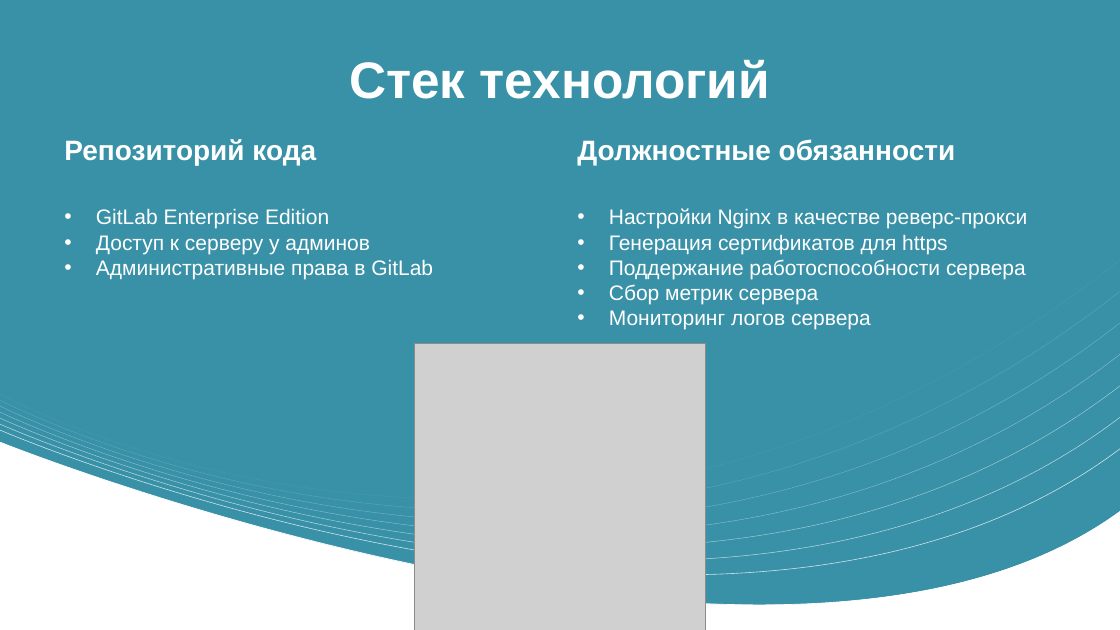
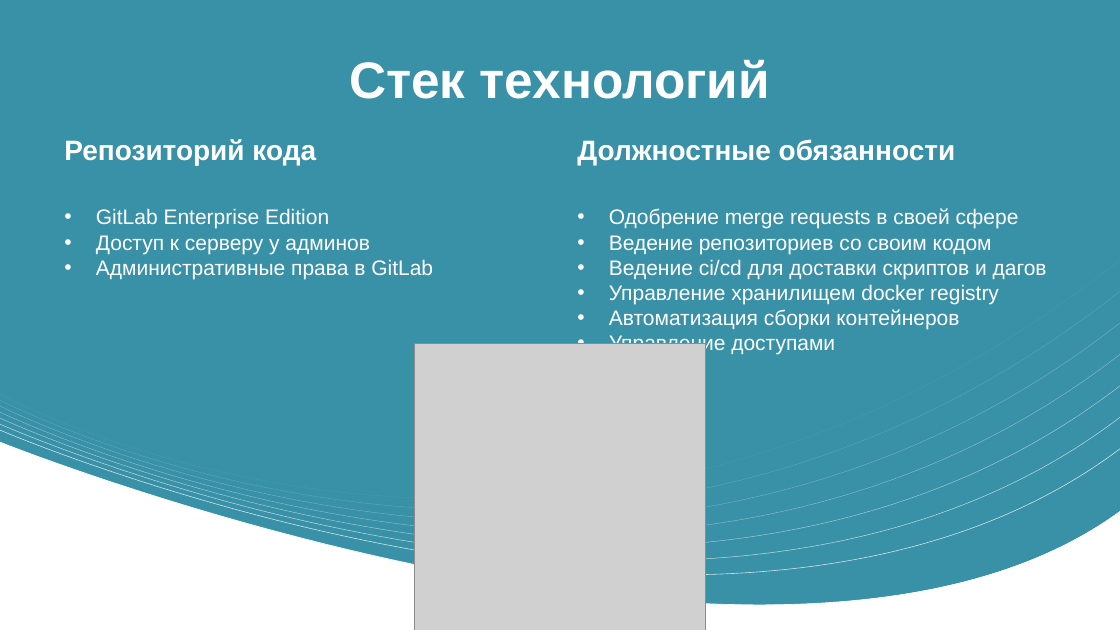
Before and after one commit to codesshaman/internship, a slide deck: slide 6 of Стажировка.pptx. Drawn at 1120x630 pixels with LibreOffice and Linux fonts; fonts in the diff are those of the drawing; grey boxes stand for pictures. Boxes give left, top, right and bottom in pixels: in the first picture for what was removed or moved away, otherwise in the second. Text is boxed around its words. In the diff, an @@ line names an element or a change of style, - is before the commit and + after.

Commit message:
Add presentation
Add presentation

```diff
--- a/Стажировка.pptx
+++ b/Стажировка.pptx
@@ text at (x1=609, y1=208, x2=1047, y2=355): text changed @@
-• Настройки Nginx в качестве реверс-прокси
-• Генерация сертификатов для https
-• Поддержание работоспособности сервера
-• Сбор метрик сервера
-• Мониторинг логов сервера
+• Одобрение merge requests в своей сфере
+• Ведение репозиториев со своим кодом
+• Ведение ci/cd для доставки скриптов и дагов
+• Управление хранилищем docker registry
+• Автоматизация сборки контейнеров
+• Управление доступами
```
Also in this commit, not shown: 4 other slides changed.
